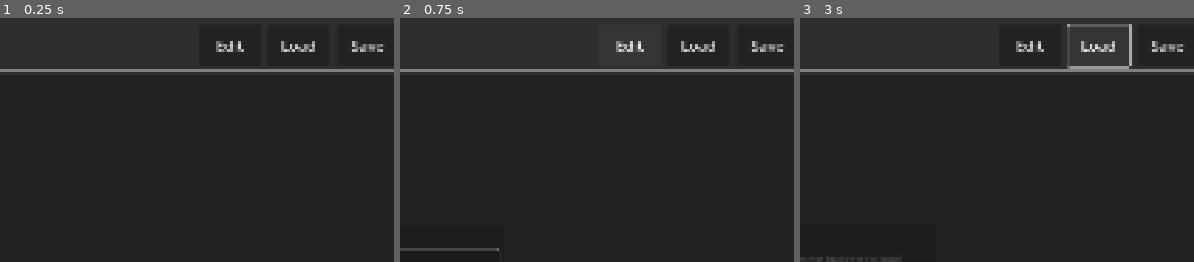
Above: before the commit, frames 1-3 (left to right).
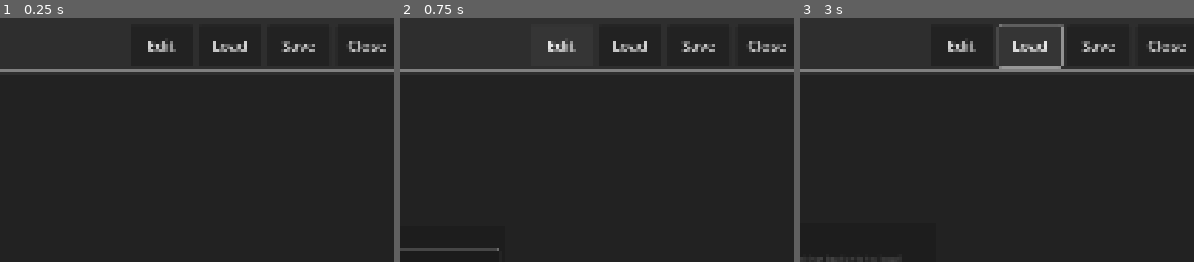
Above: after the commit, the same moments.

Repository: phrasmotica/budget-visualiser
Game: Godot game, scene res://app.tscn
Same seed, same stepped clock (60 frames per second), same inputs: the game is played once before the commit and once after it.
Inputs (mouse positions are % of the whole screen's width and height, from its top left):
- Up to frame 1 (0.25 s): no input
- Up to frame 2 (0.75 s): click "Edit" at 0.5 s
- Up to frame 3 (3 s): click (50, 49) at 1.27 s; type "Alex" at 1.35 s; click "Cancel" at 2 s; click "Load" at 2.75 s
The pictures show only the part of the screen within x 49-98%, y 0-50%; the shares and areas given below are measured in that part.

The runs differ from the first frame. In frame 1, 0.9% of the frame differs, in the area x 37-98%, y 9-14%; in frame 2, 0.9%; in frame 3, 2.2%, in the area x 37-98%, y 2-21%.

Commit message:
Add close button to UI. Enable it when there is more than one budget open

Diff:
--- a/scenes/ui.tscn
+++ b/scenes/ui.tscn
@@ -55,6 +55,13 @@
 layout_mode = 2
 theme_override_font_sizes/font_size = 24
 text = "Save"
+
+[node name="CloseButton" type="Button" parent="MarginContainer/VBoxContainer/HBoxContainer2"]
+unique_name_in_owner = true
+custom_minimum_size = Vector2(100, 0)
+layout_mode = 2
+theme_override_font_sizes/font_size = 24
+text = "Close"
 
 [node name="HSeparator" type="HSeparator" parent="MarginContainer/VBoxContainer"]
 layout_mode = 2
@@ -117,6 +124,8 @@
 [connection signal="pressed" from="MarginContainer/VBoxContainer/HBoxContainer2/EditButton" to="." method="_on_edit_button_pressed"]
 [connection signal="pressed" from="MarginContainer/VBoxContainer/HBoxContainer2/LoadButton" to="." method="_on_load_button_pressed"]
 [connection signal="pressed" from="MarginContainer/VBoxContainer/HBoxContainer2/SaveButton" to="." method="_on_save_button_pressed"]
+[connection signal="pressed" from="MarginContainer/VBoxContainer/HBoxContainer2/CloseButton" to="." method="_on_close_button_pressed"]
+[connection signal="child_entered_tree" from="MarginContainer/VBoxContainer/TabContainer" to="." method="_on_tab_container_child_entered_tree"]
 [connection signal="tab_changed" from="MarginContainer/VBoxContainer/TabContainer" to="." method="_on_tab_container_tab_changed"]
 [connection signal="tab_selected" from="MarginContainer/VBoxContainer/TabContainer" to="." method="_on_tab_container_tab_selected"]
 [connection signal="budget_changed" from="MarginContainer/VBoxContainer/TabContainer/BudgetContainer" to="." method="_on_budget_container_budget_changed"]
--- a/scripts/ui.gd
+++ b/scripts/ui.gd
@@ -1,5 +1,8 @@
 @tool
 extends PanelContainer
+
+@onready
+var close_button: Button = %CloseButton
 
 @onready
 var tab_container: TabContainer = %TabContainer
@@ -167,6 +170,11 @@
 
 	modal_shown.emit()
 
+func _on_close_button_pressed() -> void:
+	# TODO: close the active tab. Make sure current changes are saved
+	# and that the budget is removed from the save data map
+	print("Closing budget")
+
 func _on_rename_modal_name_submitted(new_name: String) -> void:
 	if not _save_data_map.has(_current_budget_id):
 		print("Can't rename non-existent budget ID=%d" % _current_budget_id)
@@ -221,6 +229,9 @@
 	print("Changed to tab %d" % tab)
 
 	refresh_current_budget()
+
+func _on_tab_container_child_entered_tree(_node: Node) -> void:
+	refresh_buttons()
 
 func refresh_current_budget() -> void:
 	var selected_budget_container: BudgetContainer = tab_container.get_child(_current_tab_id)
@@ -233,3 +244,7 @@
 		_current_budget_id = -1
 
 	print("Current budget ID=%d" % _current_budget_id)
+
+func refresh_buttons() -> void:
+	if close_button:
+		close_button.disabled = _save_data_map.size() <= 1
